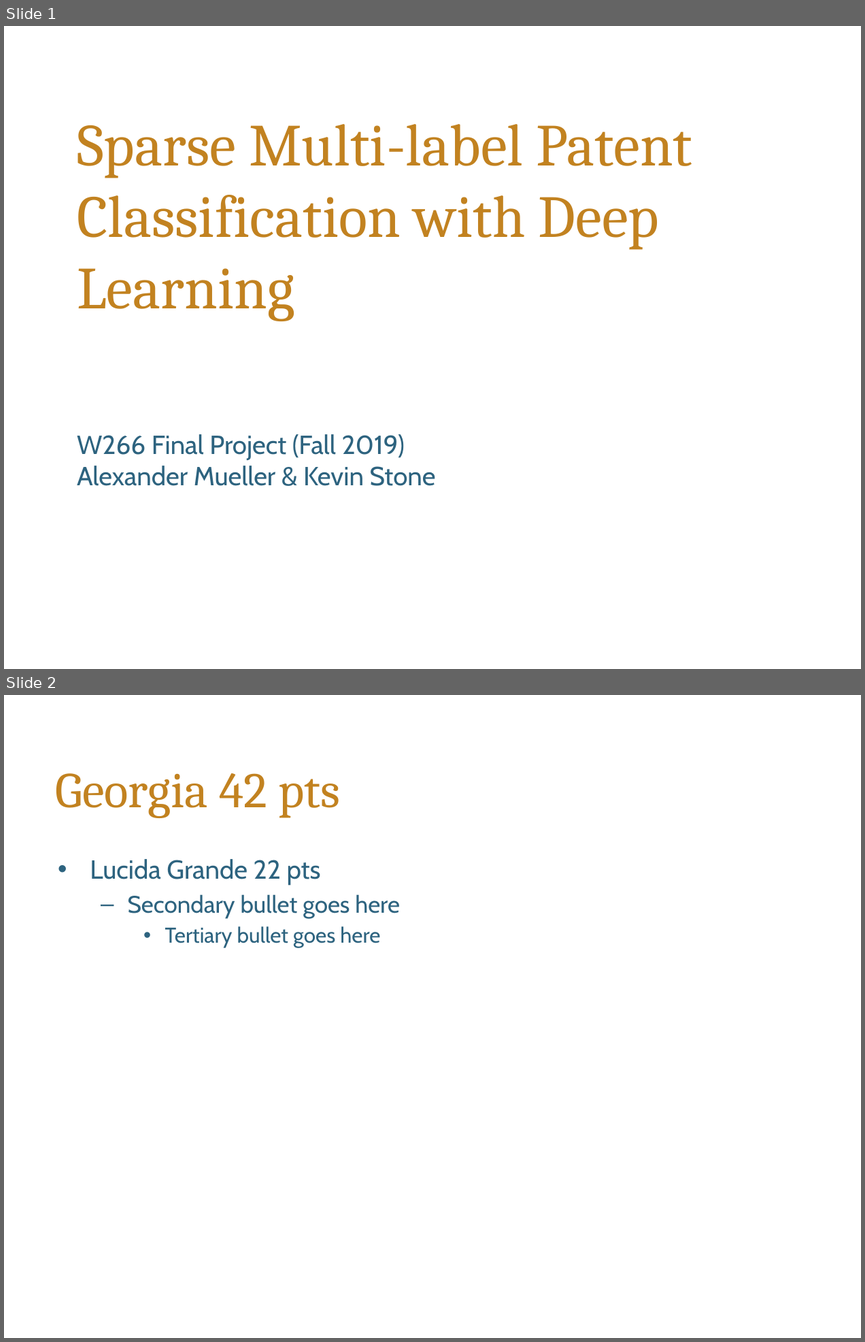
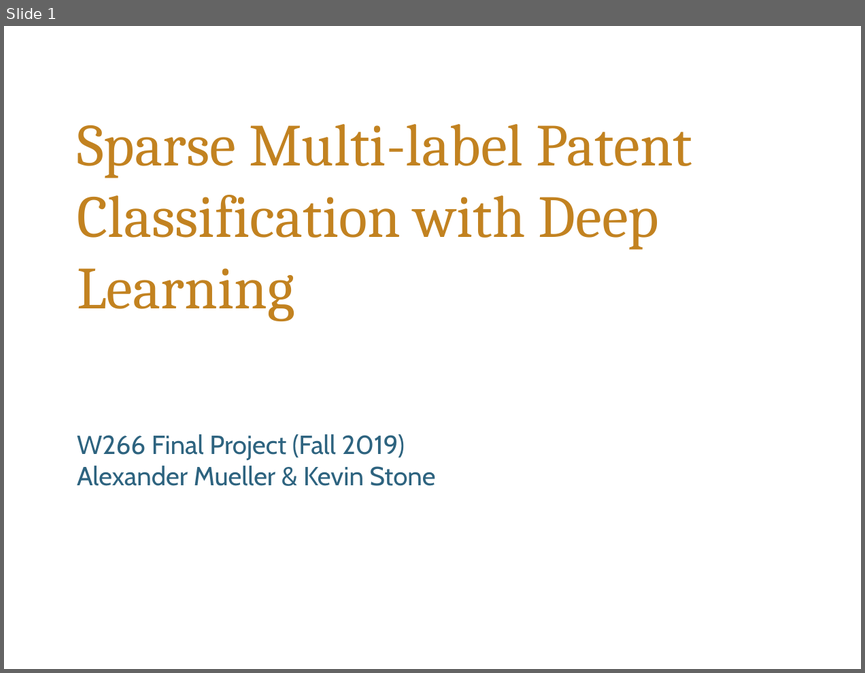
Before and after one commit to alekstoteles/NLP_final_project, a slide deck: W266_final_presentation_multilabel_patent_class_mueller_stone.pptx. Shown one above the other, each under a label of ours: slides 1 and 2 before the commit, slide 1 after it. The pictures are 865x1342 and 865x673 pixels, drawn with LibreOffice and Linux fonts; fonts in the diff are those of the drawing; background and template pictures are left out. Boxes give left, top, right and bottom in pixels: in the first picture for what was removed or moved away, otherwise in the second. Text is boxed around its words. In the diff, an @@ line names an element or a change of style, - is before the commit and + after.

```diff
--- a/W266_final_presentation_multilabel_patent_class_mueller_stone.pptx
+++ b/W266_final_presentation_multilabel_patent_class_mueller_stone.pptx
@@ slide 2 removed at (4,695,861,1338), background #FFFFFF @@
@@ title removed at (56,773,340,818) @@
-Georgia 42 pts
@@ text removed at (90,859,400,947) @@
-• Lucida Grande 22 pts
-  – Secondary bullet goes here
-    • Tertiary bullet goes here
```
Also in this commit, not shown: 14 slides added.
